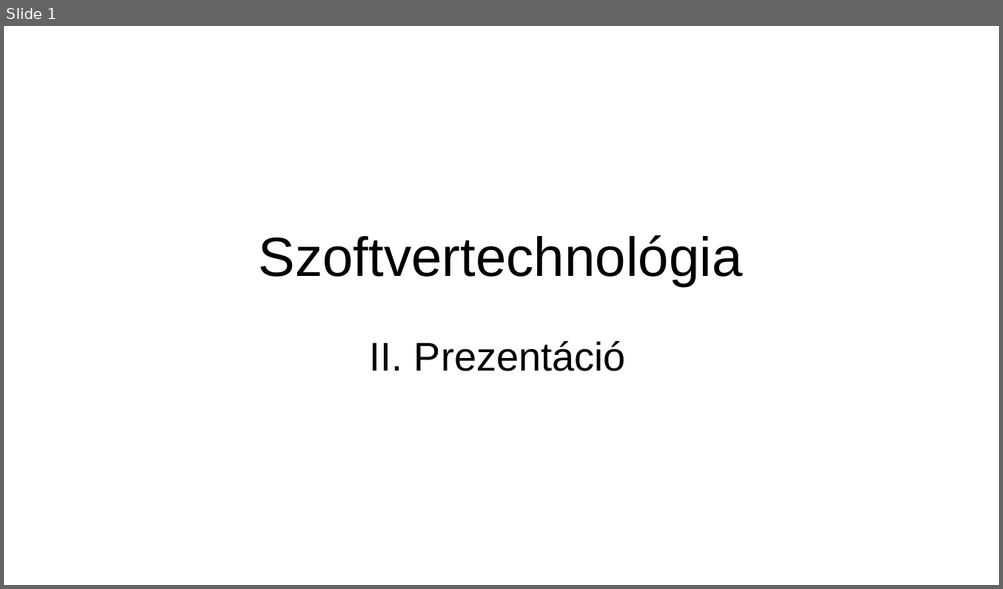
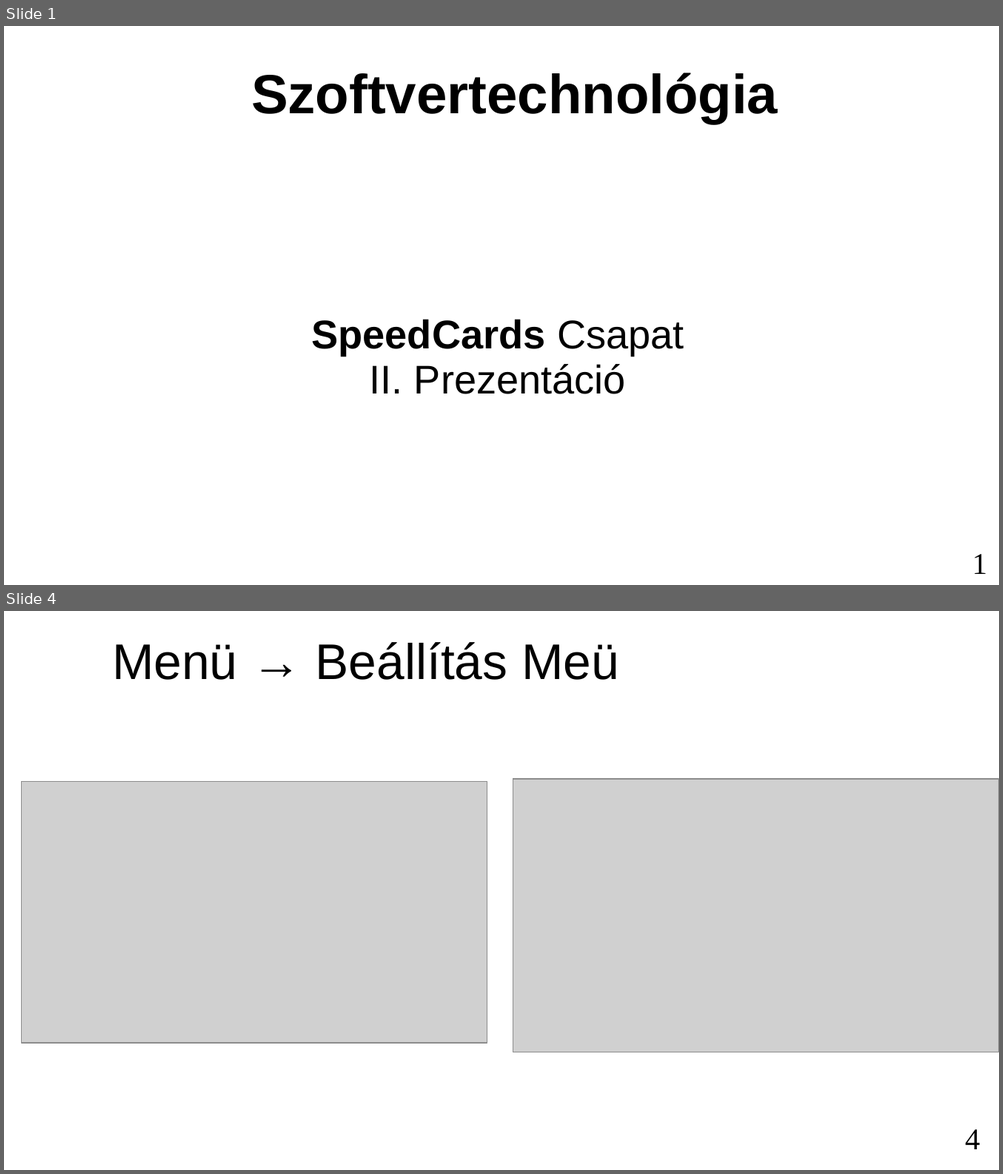
Before and after one commit to marcibaumel/SpeedCards, a slide deck: Mails/prezi2.ppt. Shown one above the other, each under a label of ours: slide 1 before the commit, slides 1 and 4 after it; the slides between them are not shown. The pictures are 1003x589 and 1003x1174 pixels, drawn with LibreOffice and Linux fonts; fonts in the diff are those of the drawing; grey boxes stand for pictures. Boxes give left, top, right and bottom in pixels: in the first picture for what was removed or moved away, otherwise in the second. Text is boxed around its words. In the diff, an @@ line names an element or a change of style, - is before the commit and + after.

```diff
--- a/Mails/prezi2.ppt
+++ b/Mails/prezi2.ppt
@@ slide 4 added at (4, 611, 999, 1170), background #FFFFFF @@
@@ text added at (112, 642, 619, 680), 40 pt, text #000000 @@
+Menü → Beállítás Meü
@@ picture added at (22, 782, 488, 1043) @@
@@ picture added at (513, 779, 985, 1044) @@
@@ picture added at (513, 779, 999, 1052) @@
@@ page number added at (965, 1130, 979, 1150), 24 pt, text #000000 @@
+4
@@ slide 1 changed as well @@
@@ title "Szoftvertechnológia": place and size @@
-title "Szoftvertechnológia" at (259, 235, 743, 286)
+title "Szoftvertechnológia" at (251, 73, 777, 124)
@@ title "Szoftvertechnológia" at (251, 73, 777, 124): bold on @@
@@ subtitle at (311, 319, 684, 356): paragraph added @@
+SpeedCards Csapat
@@ page number added at (972, 554, 987, 574), 24 pt, text #000000 @@
+1
```
Also in this commit, not shown: 9 other slides added, 1 slide removed, 1 other file.
